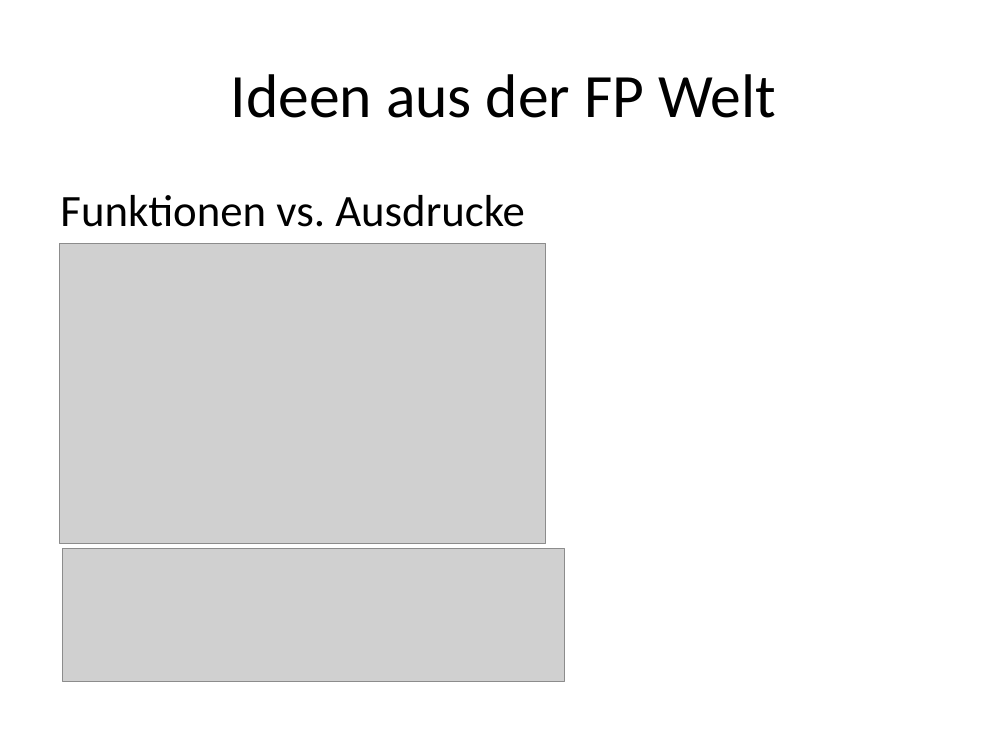
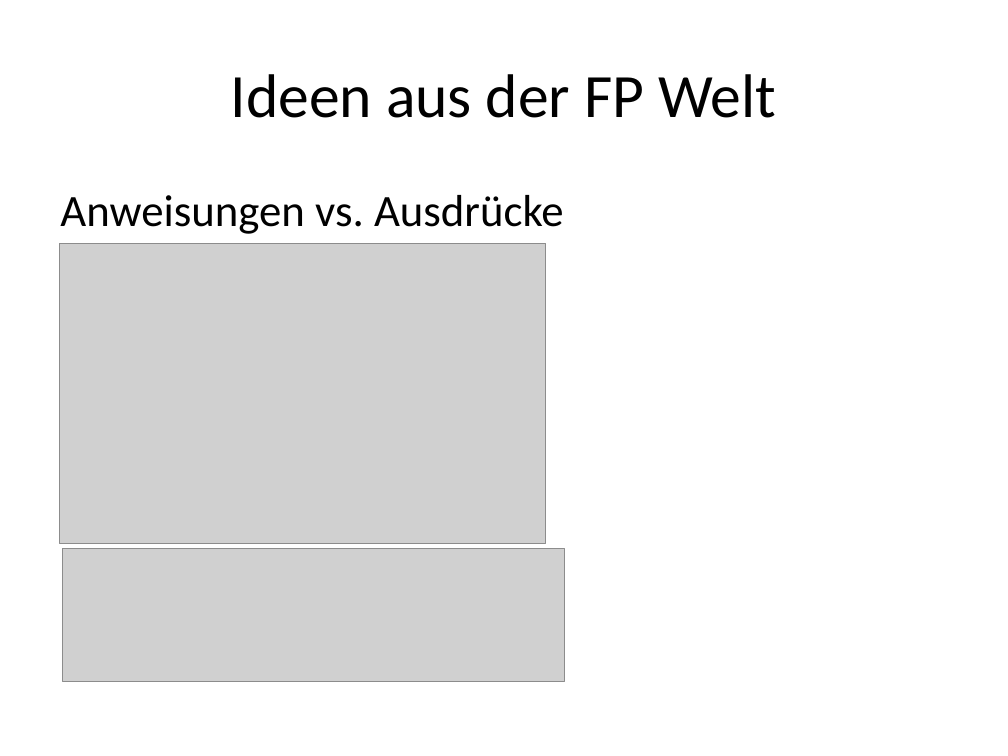
Before and after one commit to ronaldboehm/talks, a slide deck: slide 13 of 20151202/Einführung20151202.pptx (slide 9 before the commit). Drawn at 1008x756 pixels with LibreOffice and Linux fonts; fonts in the diff are those of the drawing; grey boxes stand for pictures. Boxes give left, top, right and bottom in pixels: in the first picture for what was removed or moved away, otherwise in the second. Text is boxed around its words. In the diff, an @@ line names an element or a change of style, - is before the commit and + after.

```diff
--- a/20151202/Einführung20151202.pptx
+++ b/20151202/Einführung20151202.pptx
@@ text at bbox=[60, 195, 564, 234]: text changed @@
-Funktionen vs. Ausdrucke
+Anweisungen vs. Ausdrücke
```
Also in this commit, not shown: 8 other slides changed, 7 slides added, 1 other file.
